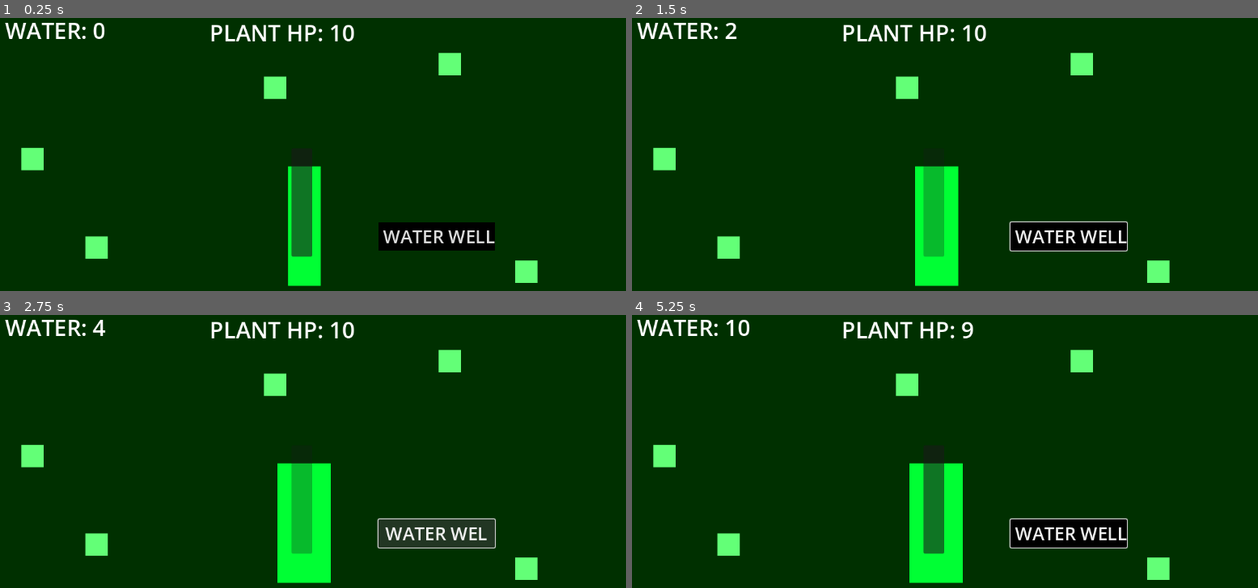
Above: before the commit, frames 1-4 (two rows, left to right).
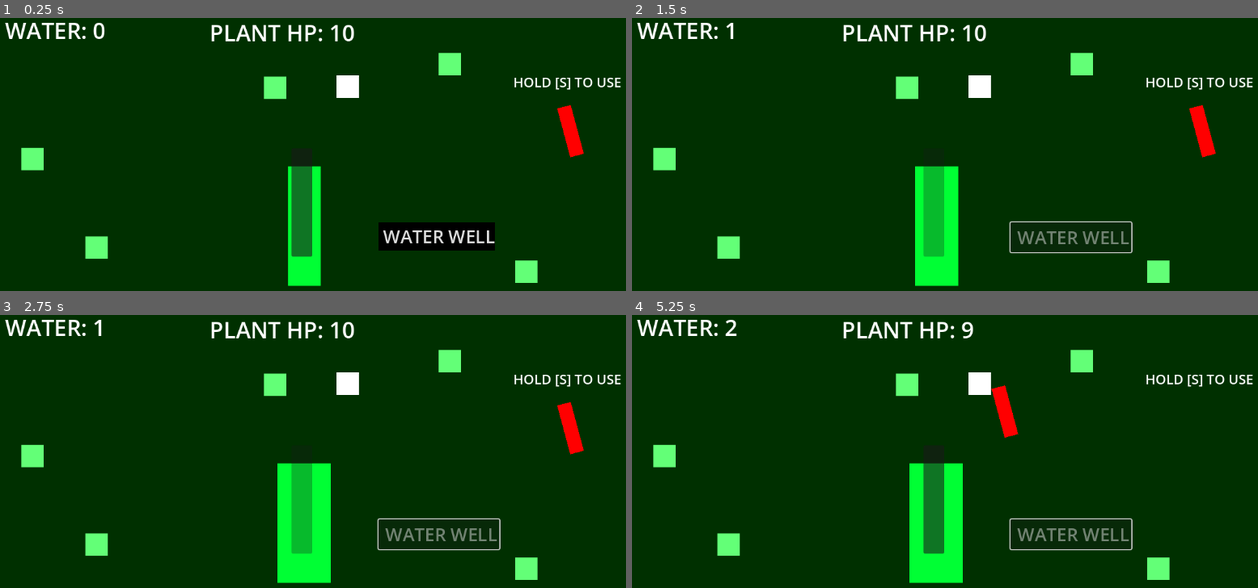
Above: after the commit, the same moments.

Repository: Mo1Noop/plant
Game: Godot game, scene res://scenes/main.tscn
The game is run twice, just before and just after one commit, with the same random seed, the same clock (stepped at 60 frames per second) and the same inputs.
Inputs (mouse positions are in pixels of both pictures, inside the frame that each line leads up to):
- Up to frame 1 (0.25 s): no input
- Up to frame 2 (1.5 s): click "WATER WELL" at 0.5 s; click (932, 203) at 1.25 s
- Up to frame 3 (2.75 s): click (438, 533) at 2 s, where only the run before the commit has a clickable "WATER WELL"
- Up to frame 4 (5.25 s): click (1070, 533) at 2.75 s, where only the run before the commit has a clickable "WATER WELL"; move the mouse to (1076, 459) at 3.52 s; hold S (test, bound only after the commit) 3.53-4.28 s; tap Enter at 4.25 s; move the mouse to (807, 495) at 4.27 s; tap S (test, bound only after the commit) at 4.35 s; tap Space at 5 s; move the mouse to (1001, 396) at 5.02 s; hold S (test, bound only after the commit) from 5.03 s (still down)

The runs differ from the first frame. In frame 1, 1.0% of the frame differs, in the area x 53-100%, y 21-52%; in frame 2, 3.2%; in frame 3, 3.2%; in frame 4, 3.3%, in the area x 14-100%, y 1-87%.

Commit message:
added a pat and hitBox

Diff:
--- a/project.godot
+++ b/project.godot
@@ -26,6 +26,11 @@
 "events": [Object(InputEventMouseButton,"resource_local_to_scene":false,"resource_name":"","device":-1,"window_id":0,"a …(258 unchanged characters)…
 ]
 }
+test={
+"deadzone": 0.2,
+"events": [Object(InputEventKey,"resource_local_to_scene":false,"resource_name":"","device":-1,"window_id":0,"alt_pressed":false,"shift_pressed":false,"ctrl_pressed":false,"meta_pressed":false,"pressed":false,"keycode":0,"physical_keycode":83,"key_label":0,"unicode":115,"location":0,"echo":false,"script":null)
+]
+}
 
 [rendering]
 
--- a/scenes/main.tscn
+++ b/scenes/main.tscn
@@ -1,9 +1,36 @@
-[gd_scene load_steps=8 format=3 uid="uid://d12we4f18h0ds"]
+[gd_scene load_steps=11 format=3 uid="uid://d12we4f18h0ds"]
 
 [ext_resource type="Script" uid="uid://x6m5dnjnr85g" path="res://scripts/main.gd" id="1_o5qli"]
 
 [sub_resource type="LabelSettings" id="LabelSettings_0wfyh"]
 font_size = 40
+
+[sub_resource type="Animation" id="Animation_0wfyh"]
+length = 0.001
+tracks/0/type = "value"
+tracks/0/imported = false
+tracks/0/enabled = true
+tracks/0/path = NodePath(".:position")
+tracks/0/interp = 1
+tracks/0/loop_wrap = true
+tracks/0/keys = {
+"times": PackedFloat32Array(0),
+"transitions": PackedFloat32Array(1),
+"update": 0,
+"values": [Vector2(558, 299)]
+}
+tracks/1/type = "value"
+tracks/1/imported = false
+tracks/1/enabled = true
+tracks/1/path = NodePath(".:size")
+tracks/1/interp = 1
+tracks/1/loop_wrap = true
+tracks/1/keys = {
+"times": PackedFloat32Array(0),
+"transitions": PackedFloat32Array(1),
+"update": 0,
+"values": [Vector2(40, 213)]
+}
 
 [sub_resource type="Animation" id="Animation_o5qli"]
 resource_name = "move"
@@ -33,44 +60,26 @@
 "values": [Vector2(40, 213), Vector2(114, 213)]
 }
 
-[sub_resource type="Animation" id="Animation_0wfyh"]
-length = 0.001
-tracks/0/type = "value"
-tracks/0/imported = false
-tracks/0/enabled = true
-tracks/0/path = NodePath(".:position")
-tracks/0/interp = 1
-tracks/0/loop_wrap = true
-tracks/0/keys = {
-"times": PackedFloat32Array(0),
-"transitions": PackedFloat32Array(1),
-"update": 0,
-"values": [Vector2(558, 299)]
-}
-tracks/1/type = "value"
-tracks/1/imported = false
-tracks/1/enabled = true
-tracks/1/path = NodePath(".:size")
-tracks/1/interp = 1
-tracks/1/loop_wrap = true
-tracks/1/keys = {
-"times": PackedFloat32Array(0),
-"transitions": PackedFloat32Array(1),
-"update": 0,
-"values": [Vector2(40, 213)]
-}
-
 [sub_resource type="AnimationLibrary" id="AnimationLibrary_sugp2"]
 _data = {
 &"RESET": SubResource("Animation_0wfyh"),
 &"move": SubResource("Animation_o5qli")
 }
 
+[sub_resource type="RectangleShape2D" id="RectangleShape2D_0wfyh"]
+size = Vector2(40, 40)
+
 [sub_resource type="StyleBoxFlat" id="StyleBoxFlat_0wfyh"]
 bg_color = Color(0, 0, 0, 1)
 
 [sub_resource type="LabelSettings" id="LabelSettings_o5qli"]
 font_size = 40
+
+[sub_resource type="LabelSettings" id="LabelSettings_sugp2"]
+font_size = 24
+
+[sub_resource type="RectangleShape2D" id="RectangleShape2D_o5qli"]
+size = Vector2(21.578491, 85.25925)
 
 [node name="main" type="Control"]
 layout_mode = 3
@@ -126,6 +135,22 @@
 
 [node name="Node" type="Node" parent="."]
 
+[node name="bugs" type="Node" parent="Node"]
+
+[node name="ColorRect" type="ColorRect" parent="Node/bugs"]
+offset_left = 635.0
+offset_top = 137.0
+offset_right = 675.0
+offset_bottom = 177.0
+
+[node name="bug_hurtBox" type="Area2D" parent="Node/bugs/ColorRect"]
+collision_mask = 0
+monitoring = false
+
+[node name="CollisionShape2D" type="CollisionShape2D" parent="Node/bugs/ColorRect/bug_hurtBox"]
+position = Vector2(20, 20)
+shape = SubResource("RectangleShape2D_0wfyh")
+
 [node name="BG_stuff" type="ColorRect" parent="Node"]
 offset_left = 817.0
 offset_top = 97.0
@@ -160,6 +185,9 @@
 offset_right = 228.0
 offset_bottom = 464.0
 color = Color(0.3903914, 1, 0.46536243, 1)
+
+[node name="Marker2D" type="Marker2D" parent="Node"]
+position = Vector2(1028, 196)
 
 [node name="water" type="Button" parent="."]
 unique_name_in_owner = true
@@ -196,4 +224,35 @@
 wait_time = 2.0
 one_shot = true
 
+[node name="Label2" type="Label" parent="."]
+layout_mode = 0
+offset_left = 944.0
+offset_top = 132.0
+offset_right = 1149.0
+offset_bottom = 167.0
+text = " HOLD [S] TO USE "
+label_settings = SubResource("LabelSettings_sugp2")
+
+[node name="pat" type="ColorRect" parent="."]
+unique_name_in_owner = true
+z_index = 2
+layout_mode = 0
+offset_left = 1023.0
+offset_top = 191.99997
+offset_right = 1048.0
+offset_bottom = 281.99997
+rotation = -0.2617994
+mouse_filter = 2
+color = Color(1, 0, 0, 1)
+
+[node name="pat_hitBox" type="Area2D" parent="pat"]
+collision_layer = 0
+monitoring = false
+monitorable = false
+
+[node name="CollisionShape2D" type="CollisionShape2D" parent="pat/pat_hitBox"]
+position = Vector2(12.217041, 44.848694)
+scale = Vector2(1.0000004, 1.0000004)
+shape = SubResource("RectangleShape2D_o5qli")
+
 [connection signal="timeout" from="auto_get_water" to="." method="_on_auto_get_water_timeout"]
--- a/scripts/main.gd
+++ b/scripts/main.gd
@@ -1,30 +1,63 @@
 extends Control
 
-@onready var water: Button = %water
+@onready var water_Button: Button = %water
 @onready var label: Label = $Label
 @onready var help_plant_Button: Button = $help_plant
 @onready var plant_hp: Label = $"PLANT HP"
 @onready var plant_cooldown: Timer = $plant_cooldown
 @onready var auto_get_water: Timer = $auto_get_water
-
+@onready var pat: ColorRect = %pat
+@onready var marker: Marker2D = $Node/Marker2D
 @onready var plant_life_timer: Timer = $plant/plant_life_timer
+@onready var pat_hit_box: Area2D = $pat/pat_hitBox
 
 var amount_of_water : int = 0
 var plant_life : int = 10
 var max_plant_life : int = 25
 var rnd : int = randi_range(1, 3)
+var holding_pat : bool = false
 
 func _ready() -> void:
-	water.pressed.connect(generate_water)
+	water_Button.pressed.connect(generate_water)
 	help_plant_Button.pressed.connect(help_plant)
 	plant_life_timer.timeout.connect(plant_life_time)
 	plant_cooldown.timeout.connect(plant_cooldwon_timout)
+	pat_hit_box.area_entered.connect(pat_hitBox)
 	update_ui()
+
+func _process(_delta: float) -> void:
+	if holding_pat:
+		pat.global_position.x = get_global_mouse_position().x - 15
+		pat.global_position.y = get_global_mouse_position().y - 15
+	else:
+		if pat.global_position != marker.global_position:
+			pat.global_position = marker.global_position
 
 
 func plant_life_time() -> void:
 	plant_life -= 1
 	update_ui()
+
+
+func _input(event: InputEvent) -> void:
+	if event.is_action_pressed("test"):
+		holding_pat = true
+	if event.is_action_released("test"):
+		holding_pat = false
+	if event.is_action_pressed("help_plant"):
+		pat_hit_box.monitoring = true
+	if event.is_action_released("help_plant"):
+		pat_hit_box.monitoring = false
+
+
+func pat_hitBox(area : Area2D) -> void:
+	print(area)
+	if area == $Node/bugs/ColorRect/bug_hurtBox:
+		print(" give damge ")
+		take_damge()
+
+func take_damge() -> void:
+	print(" take damge ")
 
 
 func help_plant() -> void:
@@ -41,8 +74,11 @@
 
 
 func generate_water() -> void:
-	amount_of_water += rnd
+	amount_of_water += 1
+	water_Button.disabled = true
 	update_ui()
+	await get_tree().create_timer(3).timeout
+	water_Button.disabled = false
 
 
 func update_ui() -> void:
